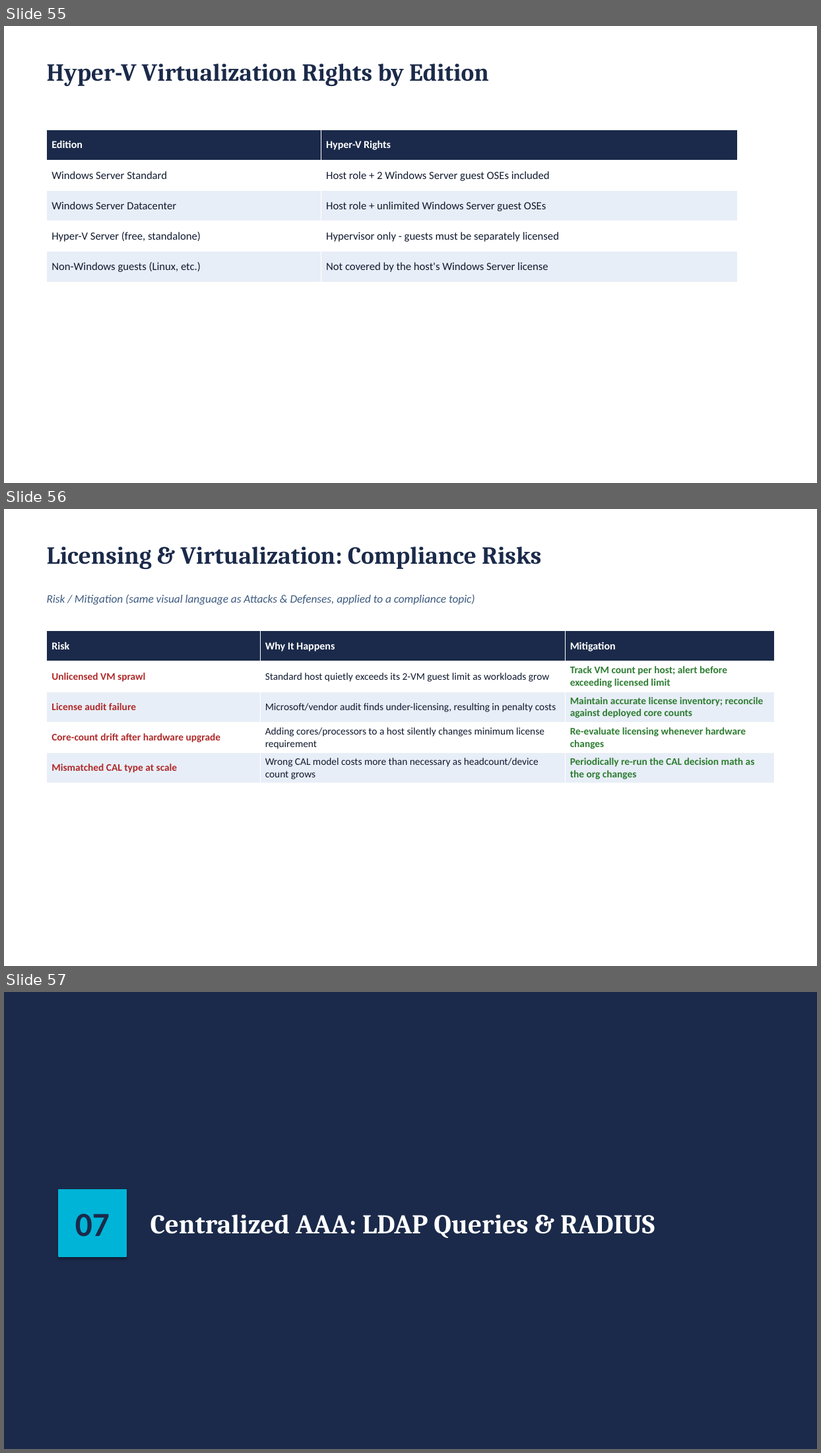
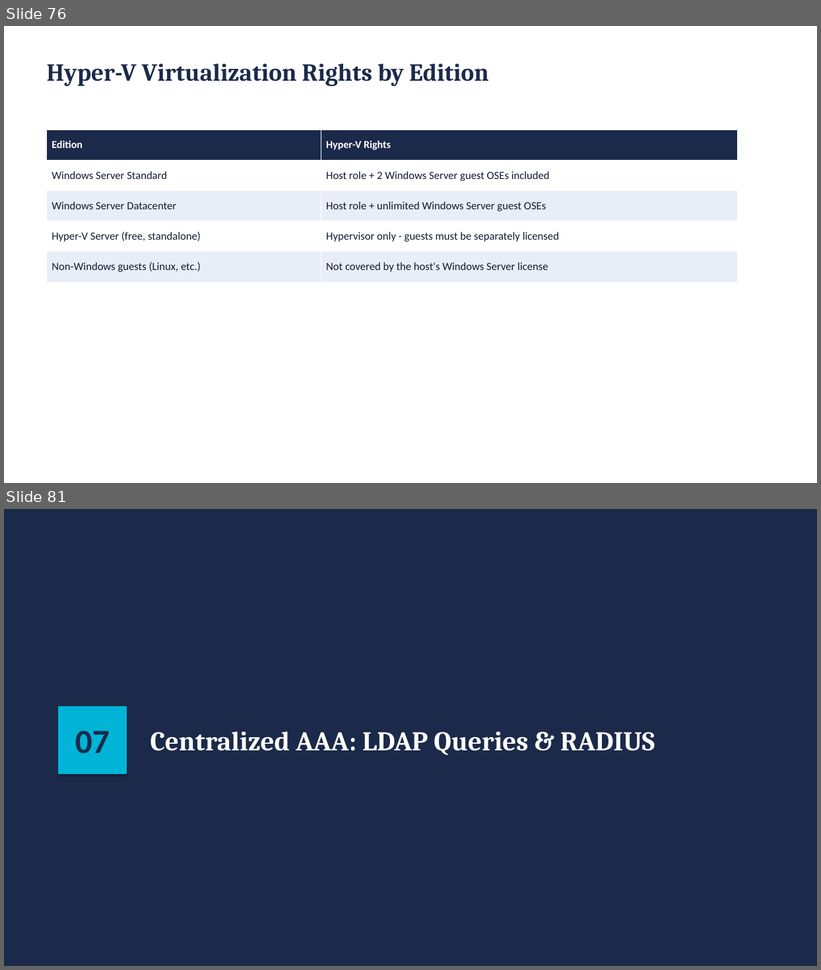
Before and after one commit to BYU-CYBER-444/byu-cyber-444.github.io, a slide deck: lectures/CYBER444_Week03_Windows_Server_Administration.pptx. Shown one above the other, each under a label of ours: slides 55, 56 and 57 before the commit, slides 76 and 81 after it; the slides between them are not shown. The pictures are 821x1453 and 821x970 pixels, drawn with LibreOffice and Linux fonts; fonts in the diff are those of the drawing. Boxes give left, top, right and bottom in pixels: in the first picture for what was removed or moved away, otherwise in the second. Text is boxed around its words. In the diff, an @@ line names an element or a change of style, - is before the commit and + after.

```diff
--- a/lectures/CYBER444_Week03_Windows_Server_Administration.pptx
+++ b/lectures/CYBER444_Week03_Windows_Server_Administration.pptx
@@ slide 56 removed at (x1=4, y1=509, x2=817, y2=966), background #FFFFFF @@
@@ text removed at (x1=47, y1=547, x2=541, y2=569) @@
-Licensing & Virtualization: Compliance Risks
@@ text removed at (x1=47, y1=594, x2=475, y2=605) @@
-Risk / Mitigation (same visual language as Attacks & Defenses, applied to a compliance topic)
@@ table removed at (x1=47, y1=631, x2=774, y2=784), 5 rows, 3 columns @@
-Risk | Why It Happens | Mitigation
-Unlicensed VM sprawl | Standard host quietly exceeds its 2-VM guest limit as workloads grow | Track VM count per host; alert before exceeding licensed limit
-License audit failure | Microsoft/vendor audit finds under-licensing, resulting in penalty costs | Maintain accurate license inventory; reconcile against deployed core counts
-Core-count drift after hardware upgrade | Adding cores/processors to a host silently changes minimum license requirement | Re-evaluate licensing whenever hardware changes
-Mismatched CAL type at scale | Wrong CAL model costs more than necessary as headcount/device count grows | Periodically re-run the CAL decision math as the org changes
@@ what was slide 55 is now slide 76 @@
@@ what was slide 57 is now slide 81 @@
```
Also in this commit, not shown: 2 slides changed, 38 slides added, 7 other slides removed.
